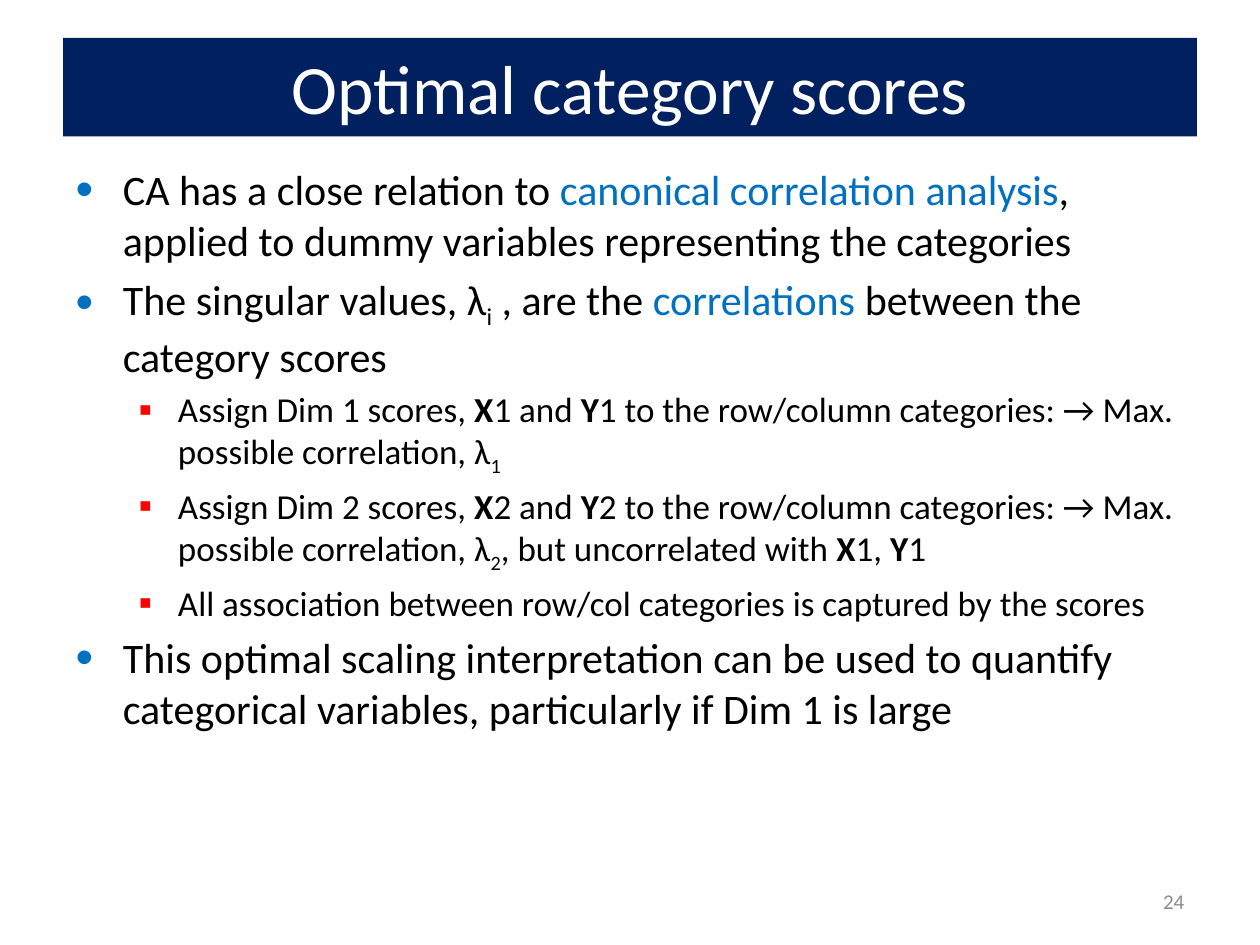
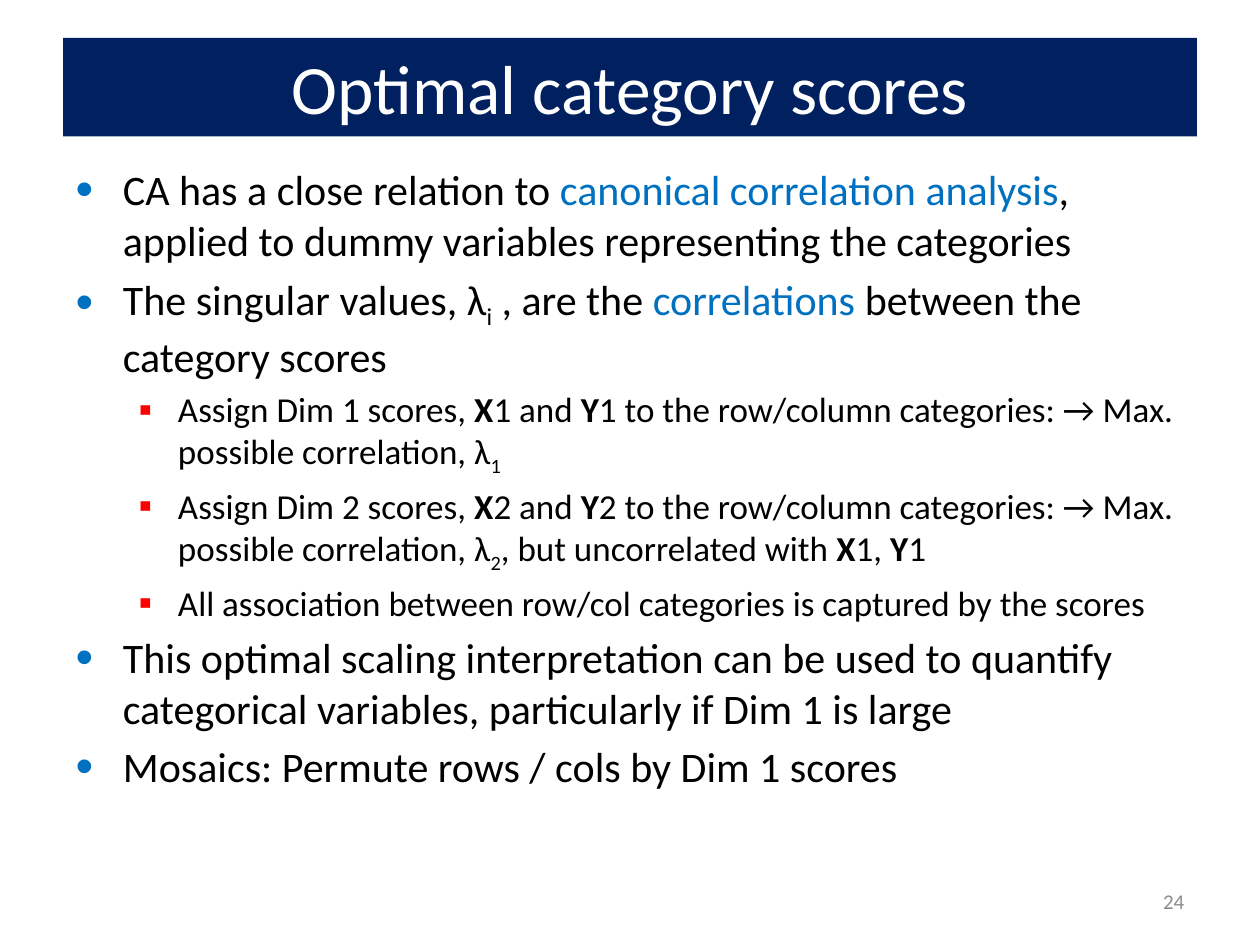
Before and after one commit to friendly/psy6136, a slide deck: slide 24 of docs/lectures/05-Corresp.pptx. Drawn at 1260x945 pixels with LibreOffice and Linux fonts; fonts in the diff are those of the drawing. Boxes give left, top, right and bottom in pixels: in the first picture for what was removed or moved away, otherwise in the second. Text is boxed around its words. In the diff, an @@ line names an element or a change of style, - is before the commit and + after.

```diff
--- a/docs/lectures/05-Corresp.pptx
+++ b/docs/lectures/05-Corresp.pptx
@@ text at box(123, 752, 897, 789): paragraph added @@
+• Mosaics: Permute rows / cols by Dim 1 scores
```
Also in this commit, not shown: 2 other slides changed, 2 slides added, 18 other files.
